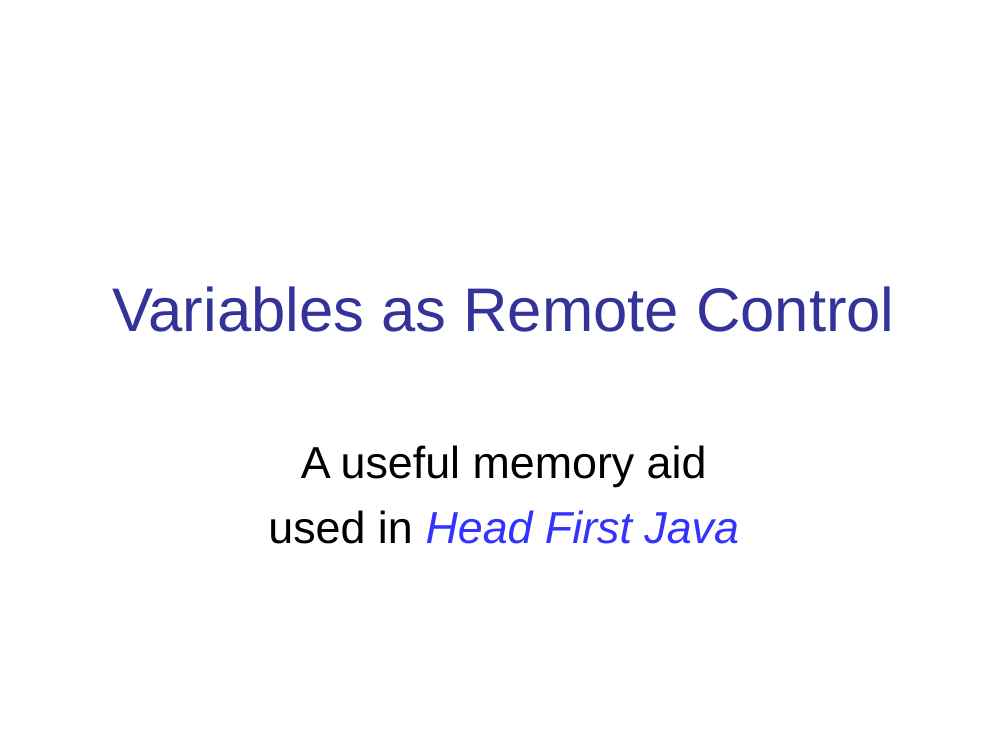
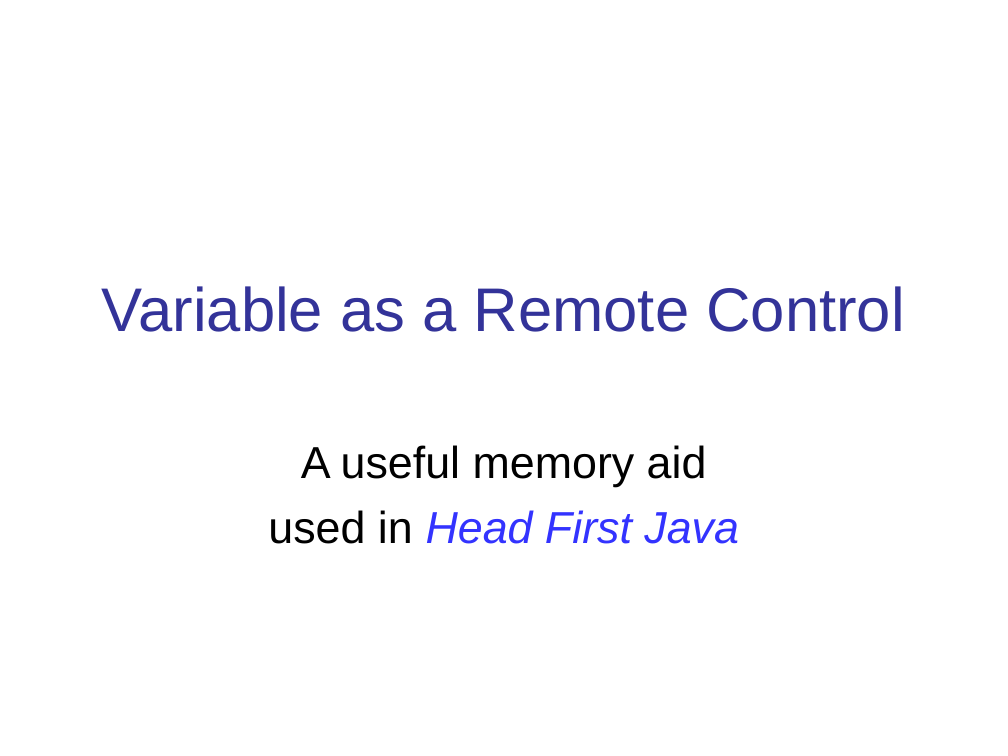
Before and after one commit to skeoop/skeoop.github.io, a slide deck: slide 1 of oop/Reference-as-Remote-Control.ppt. Drawn at 1008x756 pixels with LibreOffice and Linux fonts; fonts in the diff are those of the drawing. Boxes give left, top, right and bottom in pixels: in the first picture for what was removed or moved away, otherwise in the second. Text is boxed around its words. In the diff, an @@ line names an element or a change of style, - is before the commit and + after.

Commit message:
separate topic for variables

```diff
--- a/oop/Reference-as-Remote-Control.ppt
+++ b/oop/Reference-as-Remote-Control.ppt
@@ title at <box>102,286,904,332</box>: text changed @@
-Variables as Remote Control
+Variable as a Remote Control
```
Also in this commit, not shown: 5 other slides changed, 4 slides added, 2 slides removed, 2 other files.
